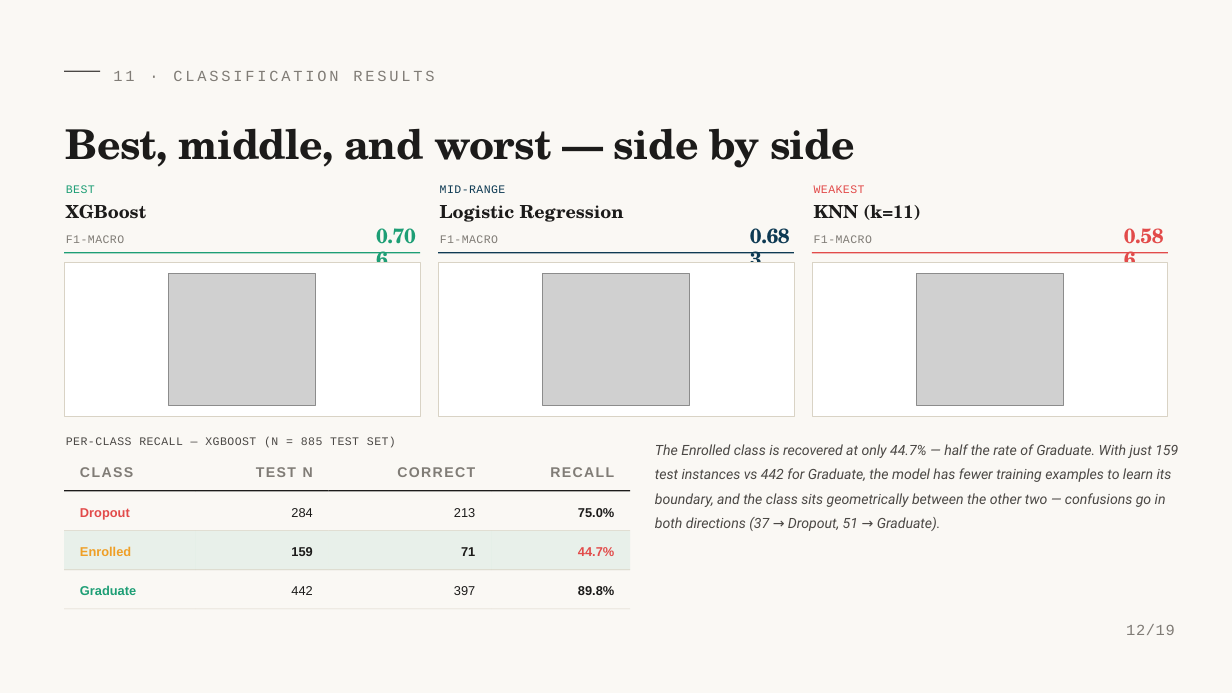
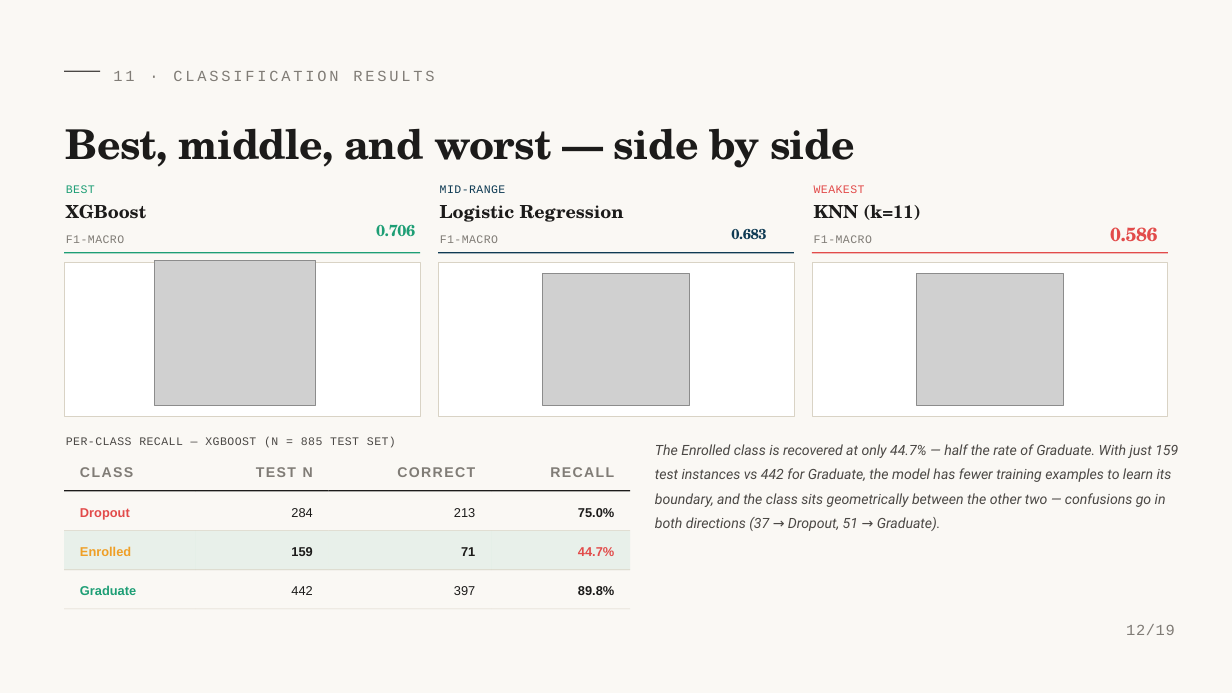
Before and after one commit to Lambert-Nguyen/cmpe255-student-dropout-prediction, a slide deck: slide 12 of presentation/Editable_CMPE255_Student_Dropout_Prediction_editable.pptx. Drawn at 1232x693 pixels with LibreOffice and Linux fonts; fonts in the diff are those of the drawing; grey boxes stand for pictures. Boxes give left, top, right and bottom in pixels: in the first picture for what was removed or moved away, otherwise in the second. Text is boxed around its words. In the diff, an @@ line names an element or a change of style, - is before the commit and + after.

```diff
--- a/presentation/Editable_CMPE255_Student_Dropout_Prediction_editable.pptx
+++ b/presentation/Editable_CMPE255_Student_Dropout_Prediction_editable.pptx
@@ text "0.706" at [376,224,415,236]: size 24 to 18.6 pt; line spacing 0.92 to 0.72 @@
@@ text "0.683": place and size @@
-text "0.683" at [750,228,790,244]
+text "0.683" at [731,229,766,239]
@@ text "0.683" at [731,229,766,239]: size 24 to 16.8 pt; line spacing 0.92 to 0.72 @@
@@ text "0.586": place and size @@
-text "0.586" at [1124,228,1164,244]
+text "0.586" at [1110,227,1157,242]
@@ text "0.586" at [1110,227,1157,242]: size 24 to 22.2 pt; line spacing 0.92 to 0.82 @@
@@ picture: place and size @@
-picture at [169,274,315,406]
+picture at [155,261,315,405]
```
Also in this commit, not shown: 8 other slides changed.
